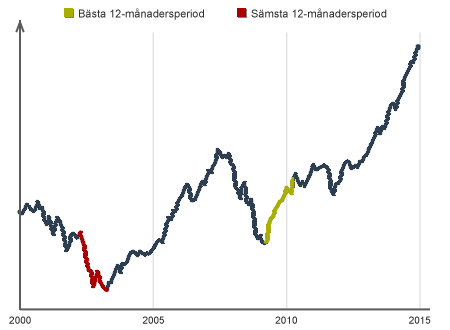
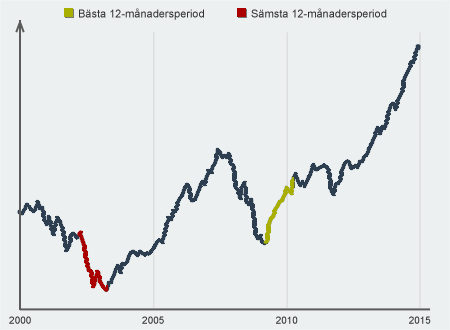
The second 450 × 330 image is a revision of the first. Changes to its layers:
painted on "2014 copy 2" over [255, 9, 380, 17]
painted on "2014 copy" over [87, 9, 198, 17]
painted on "xAxis2010Text" over [275, 316, 298, 324]
painted on "xAxis2005Text" over [142, 316, 164, 324]
painted on "expReturnCurveMax" over [264, 177, 294, 243]
painted on "expReturnCurveMin" over [78, 231, 108, 291]
painted on "expReturnCurve" over [18, 45, 420, 291]
painted on "xAxis2010Line" over [286, 32, 288, 308]
painted on "xAxis2005Line" over [152, 32, 155, 308]
showed "background" over [0, 0, 450, 330]
